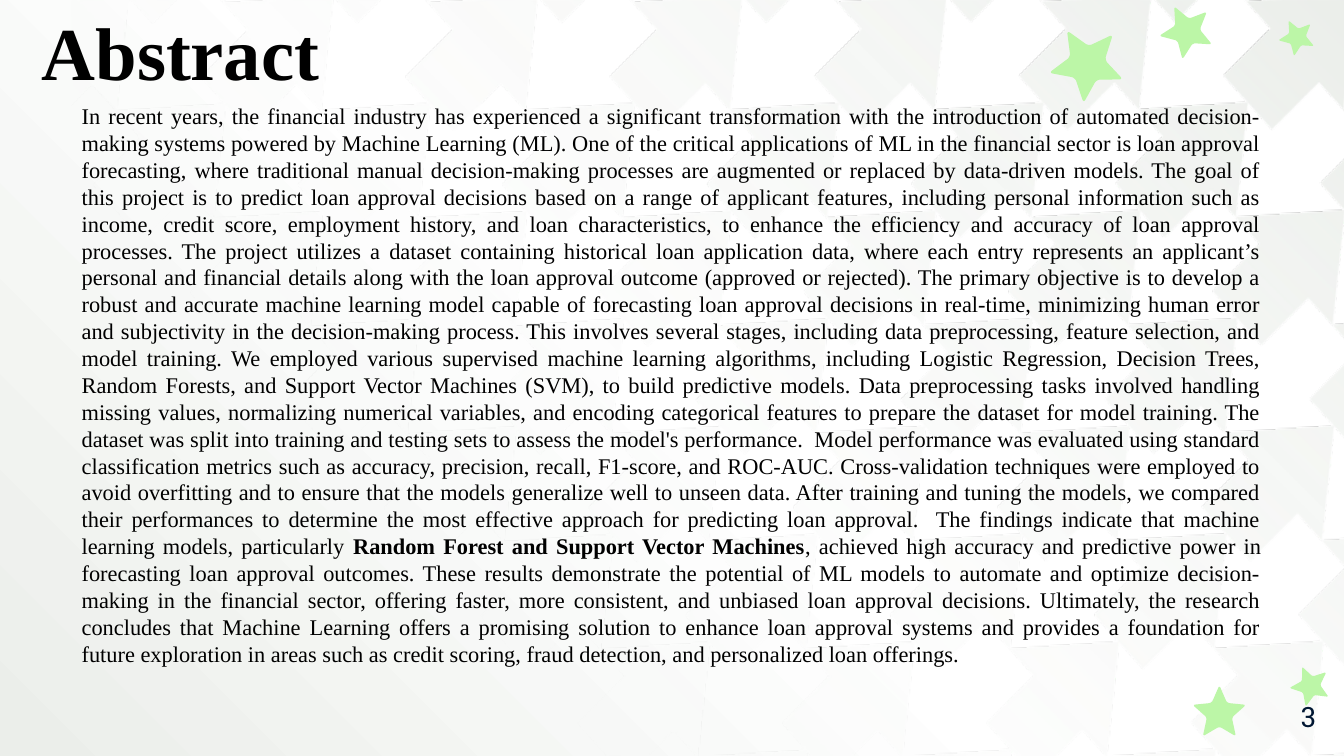
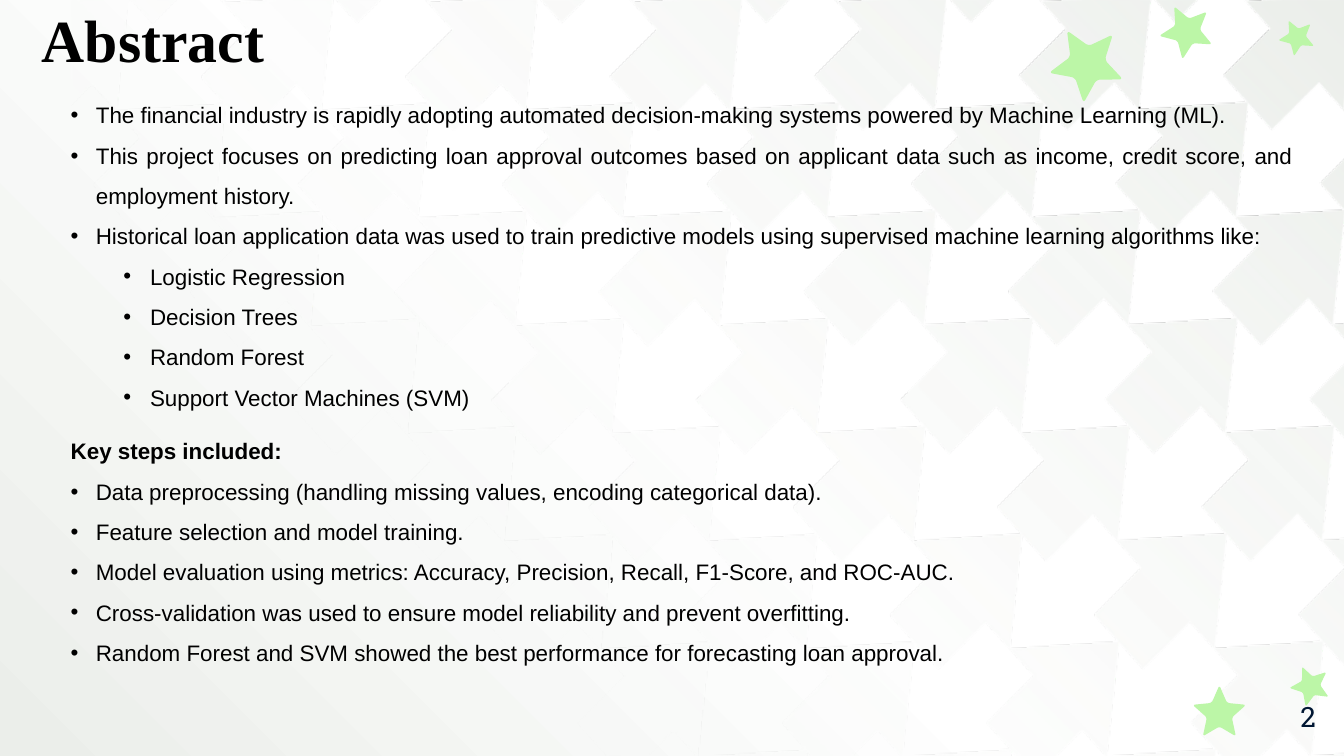
Before and after one commit to ThanigaivelGanapathi/ML-Mini-Project, a slide deck: slide 2 of College Report PPT.pptx (slide 3 before the commit). Drawn at 1344x756 pixels with LibreOffice and Linux fonts; fonts in the diff are those of the drawing. Boxes give left, top, right and bottom in pixels: in the first picture for what was removed or moved away, otherwise in the second. Text is boxed around its words. In the diff, an @@ line names an element or a change of style, - is before the commit and + after.

```diff
--- a/College Report PPT.pptx
+++ b/College Report PPT.pptx
@@ text "Abstract" at bbox=[42, 20, 264, 63]: size 40 to 32 pt @@
@@ text at bbox=[71, 106, 1292, 666]: text changed; font Times New Roman to Arial @@
-In recent years, the financial industry has experienced a significant transformation with the introduction of automated decision-making systems powered by Machine Learning (ML). One of the critical applications of ML in the financial sector is loan approval forecasting, where traditional manual decision-making processes are augmented or replaced by data-driven models. The goal of this project is to predict loan approval decisions based on a range of applicant features, including personal information such as income, credit score, employment history, and loan characteristics, to enhance the efficiency and accuracy of loan approval processes. The project utilizes a dataset containing historical loan application data, where each entry represents an applicant’s personal and financial details along with the loan approval outcome (approved or rejected). The primary objective is to develop a robust and accurate machine learning model capable of forecasting loan approval decisions in real-time, minimizing human error and subjectivity in the decision-making process. This involves several stages, including data preprocessing, feature selection, and model training. We employed various supervised machine learning algorithms, including Logistic Regression, Decision Trees, Random Forests, and Support Vector Machines (SVM), to build predictive models. Data preprocessing tasks involved handling missing values, normalizing numerical variables, and encoding categorical features to prepare the dataset for model training. The dataset was split into training and testing sets to assess the model's performance. Model performance was evaluated using standard classification metrics such as accuracy, precision, recall, F1-score, and ROC-AUC. Cross-validation techniques were employed to avoid overfitting and to ensure that the models generalize well to unseen data. After training and tuning the models, we compared their performances to determine the most effective approach for predicting loan approval. The findings indicate that machine learning models, particularly Random Forest and Support Vector Machines, achieved high accuracy and predictive power in forecasting loan approval outcomes. These results demonstrate the potential of ML models to automate and optimize decision-making in the financial sector, offering faster, more consistent, and unbiased loan approval decisions. Ultimately, the research concludes that Machine Learning offers a promising solution to enhance loan approval systems and provides a foundation for future exploration in areas such as credit scoring, fraud detection, and personalized loan offerings.
+• The financial industry is rapidly adopting automated decision-making systems powered by Machine Learning (ML).
+• This project focuses on predicting loan approval outcomes based on applicant data such as income, credit score, and employment history.
+• Historical loan application data was used to train predictive models using supervised machine learning algorithms like:
+• Logistic Regression
+• Decision Trees
+• Random Forest
+• Support Vector Machines (SVM)
+Key steps included:
+• Data preprocessing (handling missing values, encoding categorical data).
+• Feature selection and model training.
+• Model evaluation using metrics: Accuracy, Precision, Recall, F1-Score, and ROC-AUC.
+• Cross-validation was used to ensure model reliability and prevent overfitting.
+• Random Forest and SVM showed the best performance for forecasting loan approval.
@@ page number at bbox=[1300, 701, 1315, 727]: text changed @@
-3
+2
```
Also in this commit, not shown: 4 other slides changed, 11 slides added, 8 slides removed.
